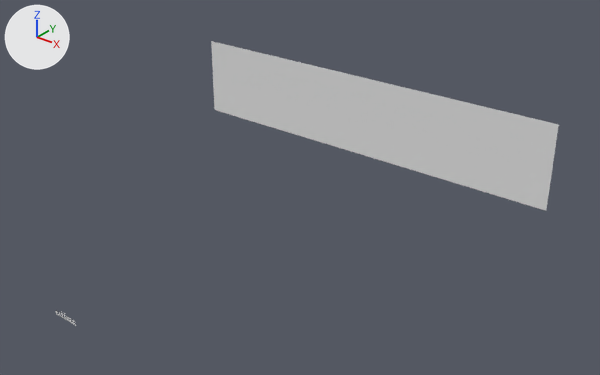
What one commit did to the Blender file AddonPractice.blend.
Both versions are drawn from a 50 mm camera at (4.98, -3.19, 3.67) aimed at (2.06, 0.46, 1.41). Arrows for +X, +Y and +Z are at upper left; the lights stay in place. The same objects are shown in both versions, whatever each file hides.

Names of what the first picture shows: 'Mouths Control Board Plane'.
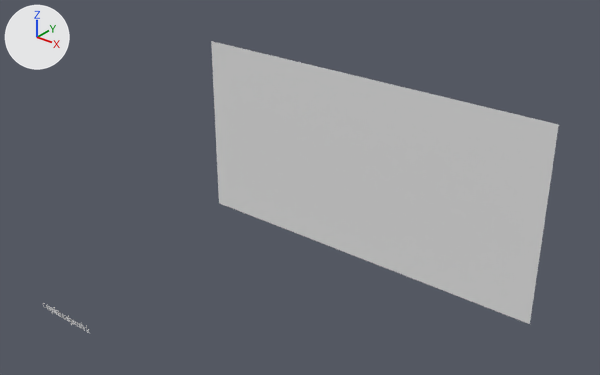
What changed in the scene script:
```text
Change me_plane_001:
    where me_plane_001.from_pydata(...)  # 4 vertices, 1 face; spans x 0.0..2.0, y -0.4..0.0, z 0.0
    used by ob_mouths_control_board_plane; location = (1.8, 0.0, 2.4); rotation_euler = (1.571, 0.0, 0.0), in degrees (90, 0, 0)
    me_plane_001 part 1
    me_plane_001.vertices[0].co: (0.0, -0.4, 0.0) -> (0.0, -1.0, 0.0)  # pixel (214, 109) -> pixel (218, 203)
    me_plane_001.vertices[1].co: (2.0, -0.4, 0.0) -> (2.0, -1.0, 0.0)  # pixel (546, 210) -> pixel (529, 324)
```

Location of each change, (x1, y1, x2, y2) in pixels of the pictures (600 x 375 px):
'Mouths Control Board Plane', reshaped (66% taller): before (211, 41, 559, 211); after (211, 41, 559, 324)
